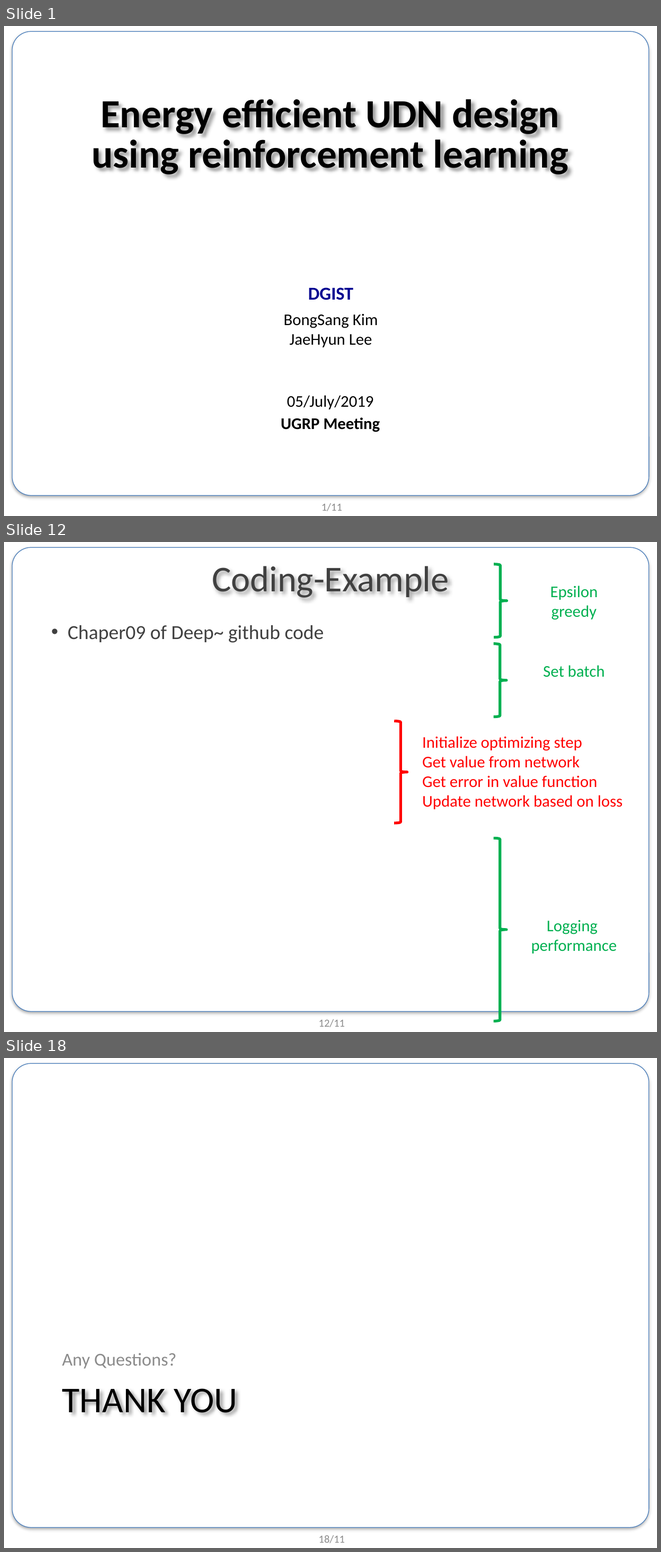
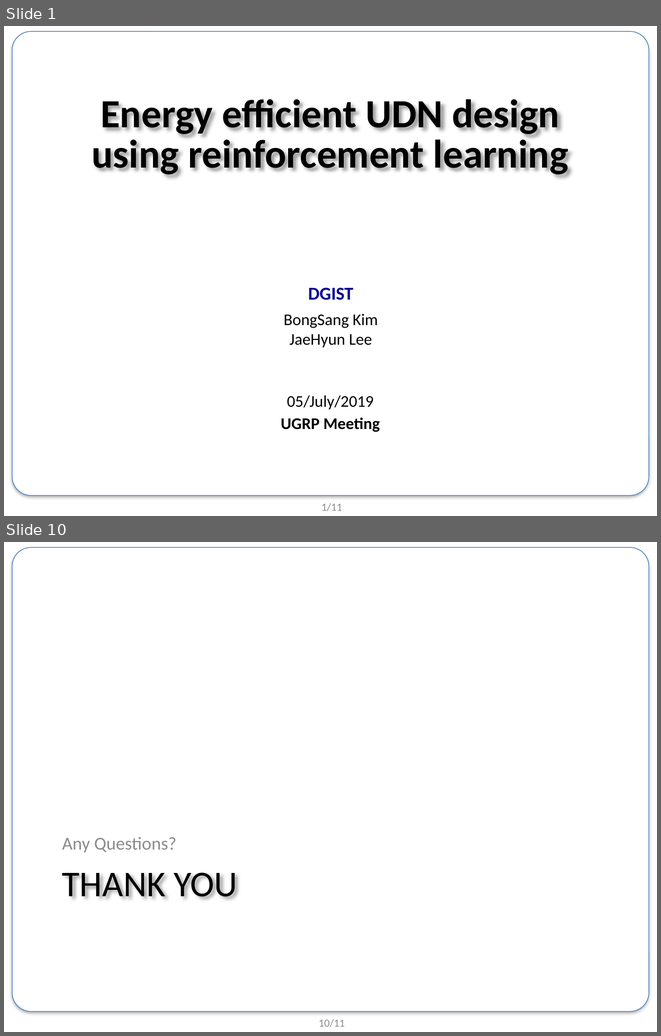
Before and after one commit to BongSangKim/UGRP, a slide deck: 0704 미팅/190704_UGRP_발표자료.pptx. Shown one above the other, each under a label of ours: slides 1, 12 and 18 before the commit, slides 1 and 10 after it; the slides between them are not shown. The pictures are 661x1552 and 661x1036 pixels, drawn with LibreOffice and Linux fonts; fonts in the diff are those of the drawing; background and template pictures are left out. Boxes give left, top, right and bottom in pixels: in the first picture for what was removed or moved away, otherwise in the second. Text is boxed around its words. In the diff, an @@ line names an element or a change of style, - is before the commit and + after.

```diff
--- a/0704 미팅/190704_UGRP_발표자료.pptx
+++ b/0704 미팅/190704_UGRP_발표자료.pptx
@@ slide 12 removed at [4, 542, 657, 1032], background picture (left out); not listed: 2 template elements that a slide beside it also shows @@
@@ title removed at [212, 566, 449, 598] @@
-Coding-Example
@@ right brace removed at [494, 564, 507, 637] @@
@@ text removed at [550, 585, 598, 620] @@
-Epsilon
-greedy
@@ text removed at [68, 625, 324, 643] @@
-• Chaper09 of Deep~ github code
@@ right brace removed at [494, 644, 507, 717] @@
@@ text removed at [543, 665, 605, 677] @@
-Set batch
@@ right brace removed at [395, 721, 407, 823] @@
@@ text removed at [422, 736, 623, 809] @@
-Initialize optimizing step
-Get value from network
-Get error in value function
-Update network based on loss
@@ right brace removed at [494, 838, 507, 1021] @@
@@ text removed at [531, 920, 617, 953] @@
-Logging
-performance
@@ what was slide 18 is now slide 10 @@
@@ page number at [319, 1019, 345, 1027]: text changed @@
-18/11
+10/11
```
Also in this commit, not shown: 1 slide changed, 7 slides added, 14 other slides removed, 1 other file.
